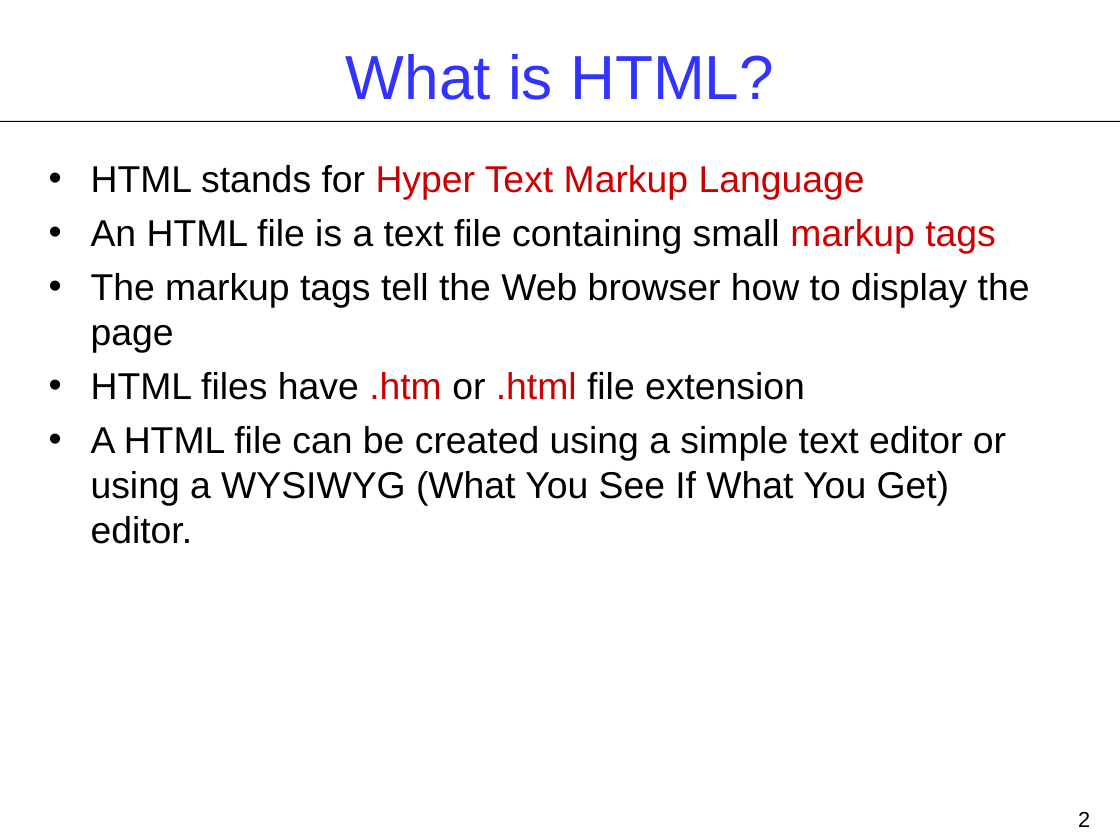
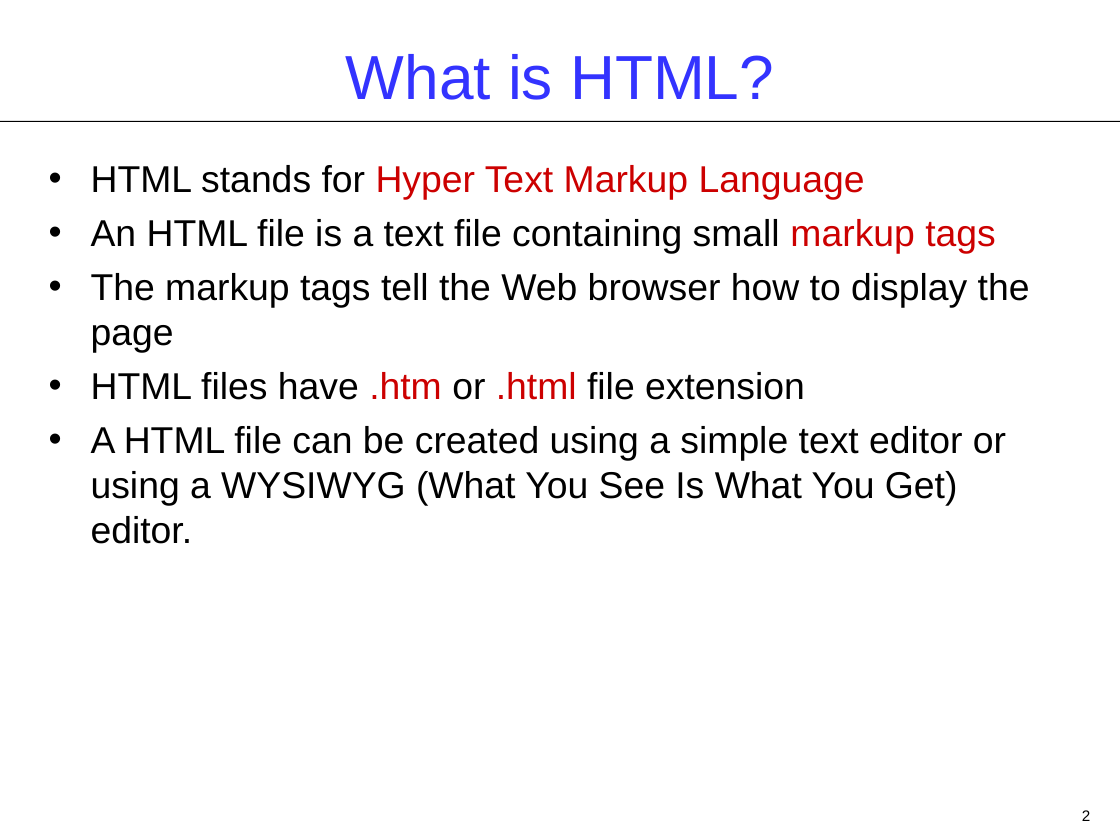
Before and after one commit to shiva-karthick/SP-Year-3-Files, a slide deck: slide 2 of computer/CSAD/Lectures/Lecture1/Lect01.ppt. Drawn at 1120x840 pixels with LibreOffice and Linux fonts; fonts in the diff are those of the drawing. Boxes give left, top, right and bottom in pixels: in the first picture for what was removed or moved away, otherwise in the second. Text is boxed around its words. In the diff, an @@ line names an element or a change of style, - is before the commit and + after.

```diff
--- a/computer/CSAD/Lectures/Lecture1/Lect01.ppt
+++ b/computer/CSAD/Lectures/Lecture1/Lect01.ppt
@@ text at (91,426,1006,544): text changed @@
-• A HTML file can be created using a simple text editor or using a WYSIWYG (What You See If What You Get) editor.
+• A HTML file can be created using a simple text editor or using a WYSIWYG (What You See Is What You Get) editor.
@@ page number at (1082,810,1090,821): size 14 to 9.8 pt @@
```
Also in this commit, not shown: 4 other slides changed, 6 other files.
